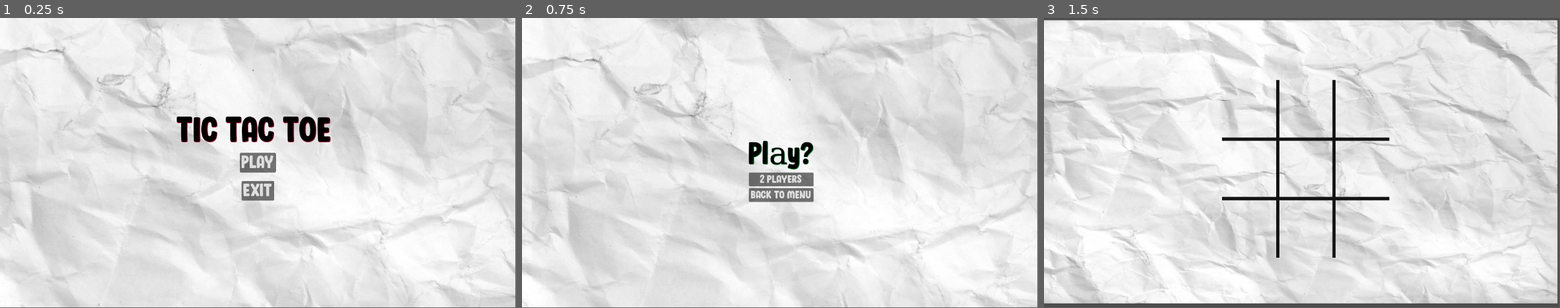
Above: before the commit, frames 1-3 (left to right).
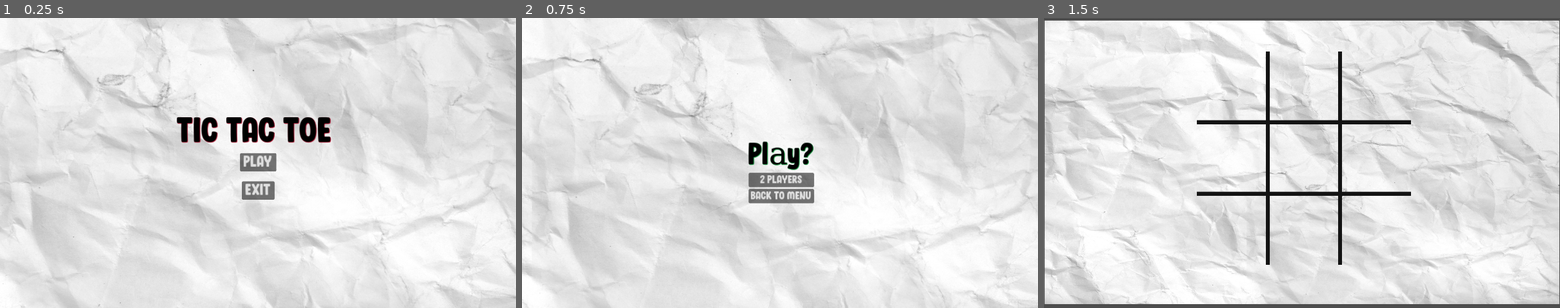
Above: after the commit, the same moments.

Repository: SomeRic001/TicTacToeGodot
Game: Godot game, scene res://Scenes/main_menu.tscn
The game is run twice, just before and just after one commit, with the same random seed, the same clock (stepped at 60 frames per second) and the same inputs.
Inputs:
- Up to frame 1 (0.25 s): no input
- Up to frame 2 (0.75 s): click "PLAY" at 0.5 s
- Up to frame 3 (1.5 s): click "2 PLAYERS" at 1.25 s
In our replay, the window is 799x449 before the commit and 800x450 after it. These sizes can differ from the game's own. Grey fills any space a smaller window leaves; there, only what the larger window draws over its background counts as a difference.

The runs differ from the first frame. In frame 1, 1.0% of the frame differs, in the area x 0-100%, y 1-100%; in frame 2, 0.7%; in frame 3, 5.3%, in the area x 0-100%, y 0-99%.

Commit message:
Added mouse position and data in tictactoe grid

Diff:
--- a/Scenes/main_menu.tscn
+++ b/Scenes/main_menu.tscn
@@ -51,7 +51,7 @@
 layout_mode = 2
 theme_override_colors/font_hover_color = Color(0, 0.912728, 0.53012, 1)
 theme_override_fonts/font = ExtResource("2_2f2p8")
-theme_override_font_sizes/font_size = 40
+theme_override_font_sizes/font_size = 35
 text = "PLAY"
 
 [node name="VBoxContainer2" type="VBoxContainer" parent="."]
@@ -71,7 +71,7 @@
 layout_mode = 2
 theme_override_colors/font_hover_color = Color(0.940362, 5.34251e-06, 3.85046e-07, 1)
 theme_override_fonts/font = ExtResource("2_2f2p8")
-theme_override_font_sizes/font_size = 40
+theme_override_font_sizes/font_size = 35
 text = "EXIT"
 
 [connection signal="pressed" from="VBoxContainer/play" to="." method="_on_play_pressed"]
--- /dev/null
+++ b/Scenes/tic_tac_toe.gd
@@ -0,0 +1,37 @@
+extends Node2D
+
+var player : int
+var grid_data :Array
+var grid_pos: Vector2i
+var board_size_x : int
+var board_size_y: int
+var cell_size:int
+func _ready():
+	board_size_x = $Gameplay.texture.get_width()
+	print (board_size_x)
+	board_size_y = $Gameplay.texture.get_height()
+	print (board_size_y)
+	cell_size = board_size_x/3
+	game()
+
+func _process(delta):
+	pass
+
+func _input(event):
+	if event is InputEventMouseButton:
+		if event.button_index ==MOUSE_BUTTON_LEFT and event.pressed:
+			if event.position.x < board_size_x+100 and event.position.x >= 330 and event.position.y < board_size_y-130 and event.position.y >=100:
+				#convert mouse to grid
+				grid_pos = Vector2i(event.position/cell_size)
+				if grid_data [grid_pos.x-1][grid_pos.y] == 0:
+					grid_data [grid_pos.x-1][grid_pos.y] = player
+					player+=1
+					print(grid_data)
+
+func game():
+	player = 1
+	grid_data =[
+			[0,0,0]
+			,[0,0,0]
+			,[0,0,0]
+			]
--- a/Scenes/tic_tac_toe.tscn
+++ b/Scenes/tic_tac_toe.tscn
@@ -1,19 +1,18 @@
-[gd_scene load_steps=3 format=3 uid="uid://15nqe3qlkajo"]
+[gd_scene load_steps=4 format=3 uid="uid://15nqe3qlkajo"]
 
+[ext_resource type="Script" path="res://Scenes/tic_tac_toe.gd" id="1_6o6p0"]
 [ext_resource type="Texture2D" uid="uid://v8k4kjoexu0r" path="res://Assets/white-paper-texture.jpg" id="1_24ra2"]
-[ext_resource type="Texture2D" uid="uid://dkqobrsdy3jwm" path="res://Assets/TicTacBoard.png" id="2_6jf2a"]
+[ext_resource type="PackedScene" uid="uid://d3c6cgaru4h1i" path="res://gameplay.tscn" id="3_krx57"]
 
 [node name="TicTacToe" type="Node2D"]
+position = Vector2(1, 0)
+script = ExtResource("1_6o6p0")
 
 [node name="background" type="Sprite2D" parent="."]
-position = Vector2(574, 322.25)
+position = Vector2(575, 322)
 scale = Vector2(0.574, 0.475244)
 texture = ExtResource("1_24ra2")
-metadata/_edit_lock_ = true
-
-[node name="board" type="Sprite2D" parent="."]
-position = Vector2(585, 338)
-scale = Vector2(0.547205, 0.579598)
-texture = ExtResource("2_6jf2a")
 
 [node name="UI" type="CanvasLayer" parent="."]
+
+[node name="Gameplay" parent="." instance=ExtResource("3_krx57")]
--- /dev/null
+++ b/gameplay.gd
@@ -0,0 +1 @@
+extends CanvasLayer
--- /dev/null
+++ b/gameplay.tscn
@@ -0,0 +1,8 @@
+[gd_scene load_steps=2 format=3 uid="uid://d3c6cgaru4h1i"]
+
+[ext_resource type="Texture2D" uid="uid://dkqobrsdy3jwm" path="res://Assets/TicTacBoard.png" id="1_7w7yi"]
+
+[node name="Sprite2D" type="Sprite2D"]
+position = Vector2(579, 313)
+scale = Vector2(0.7, 0.697)
+texture = ExtResource("1_7w7yi")
--- a/project.godot
+++ b/project.godot
@@ -14,3 +14,15 @@
 run/main_scene="res://Scenes/main_menu.tscn"
 config/features=PackedStringArray("4.3", "Forward Plus")
 config/icon="res://icon.svg"
+
+[display]
+
+window/stretch/mode="canvas_items"
+
+[input]
+
+Click={
+"deadzone": 0.5,
+"events": [Object(InputEventMouseButton,"resource_local_to_scene":false,"resource_name":"","device":-1,"window_id":0,"alt_pressed":false,"shift_pressed":false,"ctrl_pressed":false,"meta_pressed":false,"button_mask":0,"position":Vector2(0, 0),"global_position":Vector2(0, 0),"factor":1.0,"button_index":1,"canceled":false,"pressed":false,"double_click":false,"script":null)
+]
+}
Binary file added: Assets/Circle.png
Not shown, added: Assets/Circle.png.import
Binary file added: Assets/Cross.png
Not shown, added: Assets/Cross.png.import
